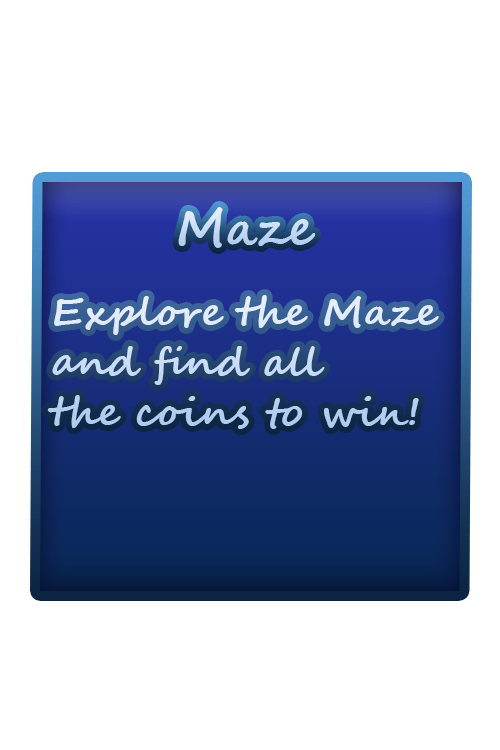
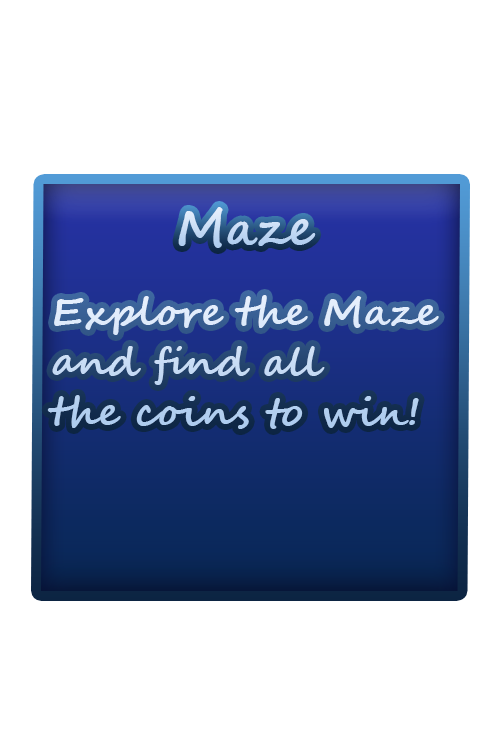
Layers edited between the first and the second 500×750 image:
painted on "Rectangle 1" over [40, 182, 462, 591]
